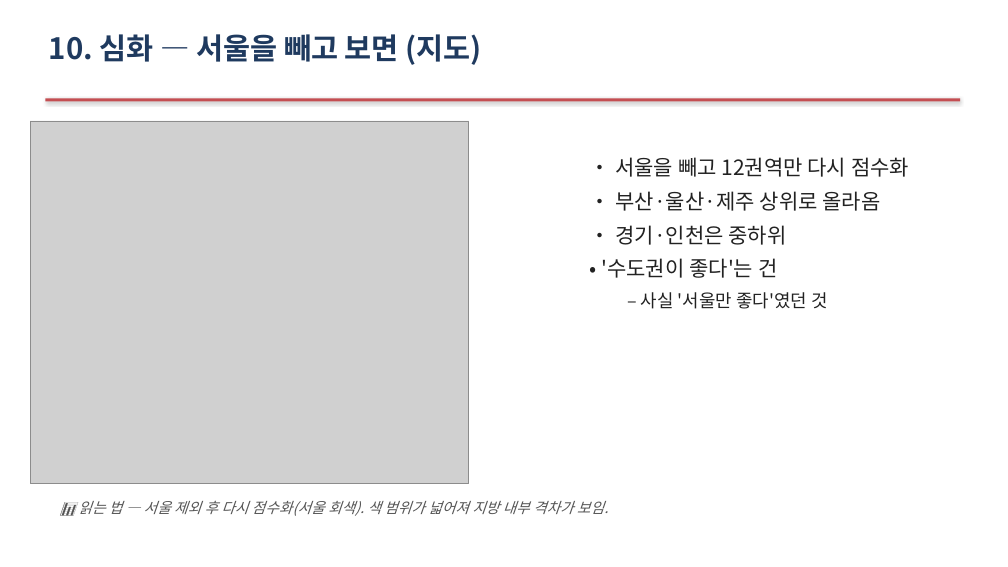
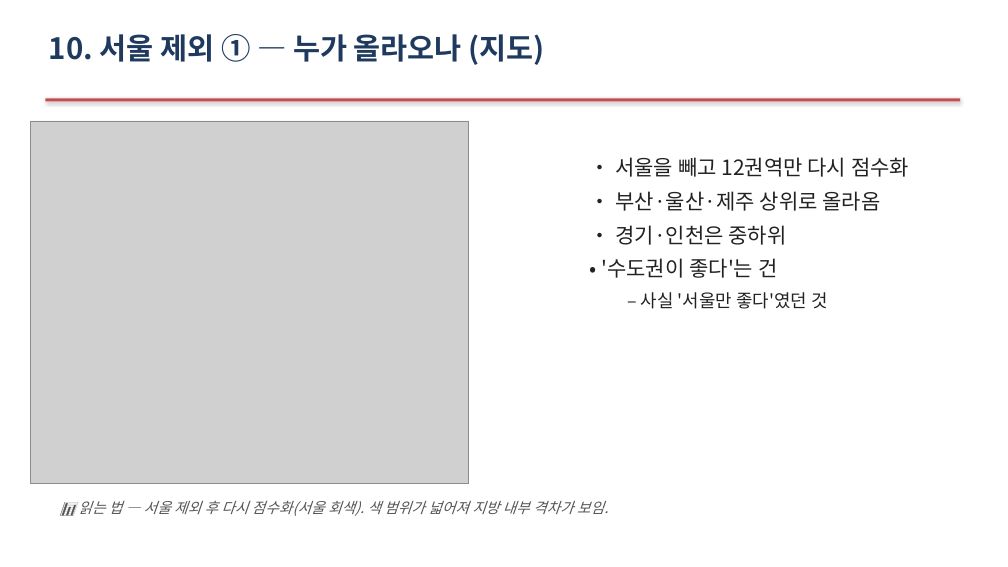
Before and after one commit to Allenkeem/llai-project, a slide deck: slide 15 of reports/발표자료.pptx. Drawn at 1008x567 pixels with LibreOffice and Linux fonts; fonts in the diff are those of the drawing; grey boxes stand for pictures. Boxes give left, top, right and bottom in pixels: in the first picture for what was removed or moved away, otherwise in the second. Text is boxed around its words. In the diff, an @@ line names an element or a change of style, - is before the commit and + after.

```diff
--- a/reports/발표자료.pptx
+++ b/reports/발표자료.pptx
@@ text at [49,34,545,65]: text changed @@
-10. 심화 — 서울을 빼고 보면 (지도)
+10. 서울 제외 ① — 누가 올라오나 (지도)
```
Also in this commit, not shown: 2 other slides changed, 1 other file.
